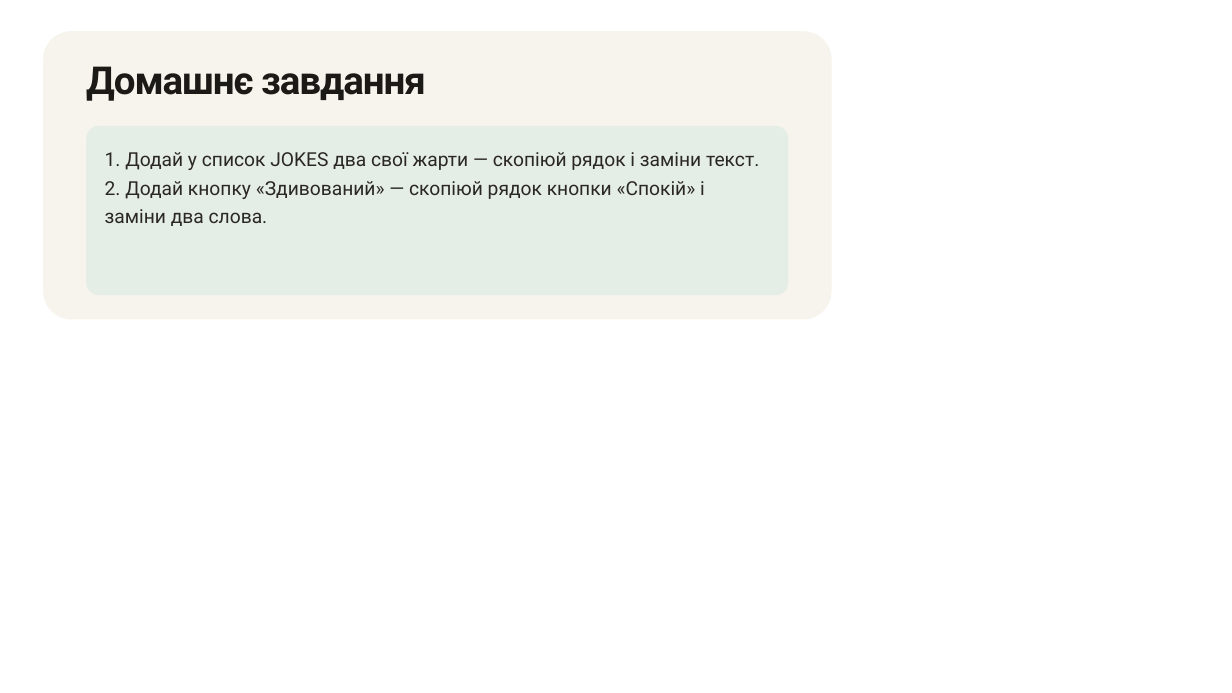
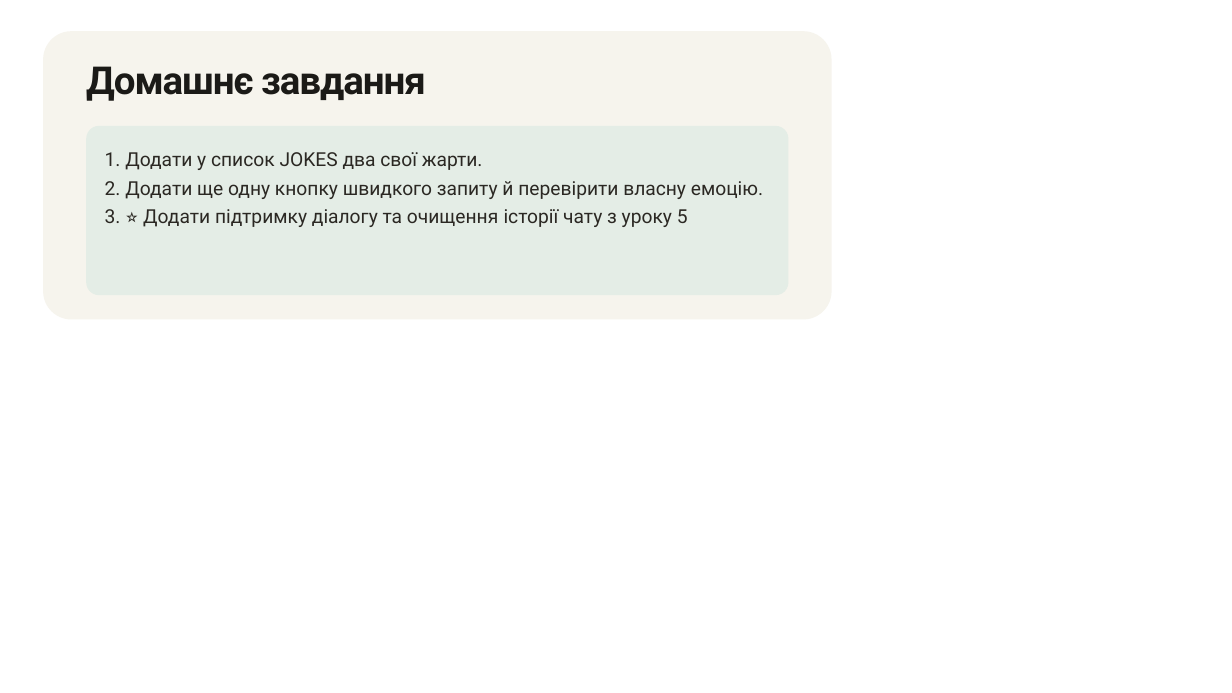
Before and after one commit to dmitriy-shtefan/ai-assistant-2026, a slide deck: slide 12 of заняття_9/Візуальний_асистент_Частина_2_реакції,_фон,_інтеграція_з_API.pptx. Drawn at 1232x693 pixels with LibreOffice and Linux fonts; fonts in the diff are those of the drawing; background and template pictures are left out. Boxes give left, top, right and bottom in pixels: in the first picture for what was removed or moved away, otherwise in the second. Text is boxed around its words. In the diff, an @@ line names an element or a change of style, - is before the commit and + after.

```diff
--- a/заняття_9/Візуальний_асистент_Частина_2_реакції,_фон,_інтеграція_з_API.pptx
+++ b/заняття_9/Візуальний_асистент_Частина_2_реакції,_фон,_інтеграція_з_API.pptx
@@ text at [105,152,763,227]: text changed @@
-1. Додай у список JOKES два свої жарти — скопіюй рядок і заміни текст.
-2. Додай кнопку «Здивований» — скопіюй рядок кнопки «Спокій» і заміни два слова.
+1. Додати у список JOKES два свої жарти.
+2. Додати ще одну кнопку швидкого запиту й перевірити власну емоцію.
+3. ⭐️ Додати підтримку діалогу та очищення історії чату з уроку 5
```
Also in this commit, not shown: 4 other slides changed.
